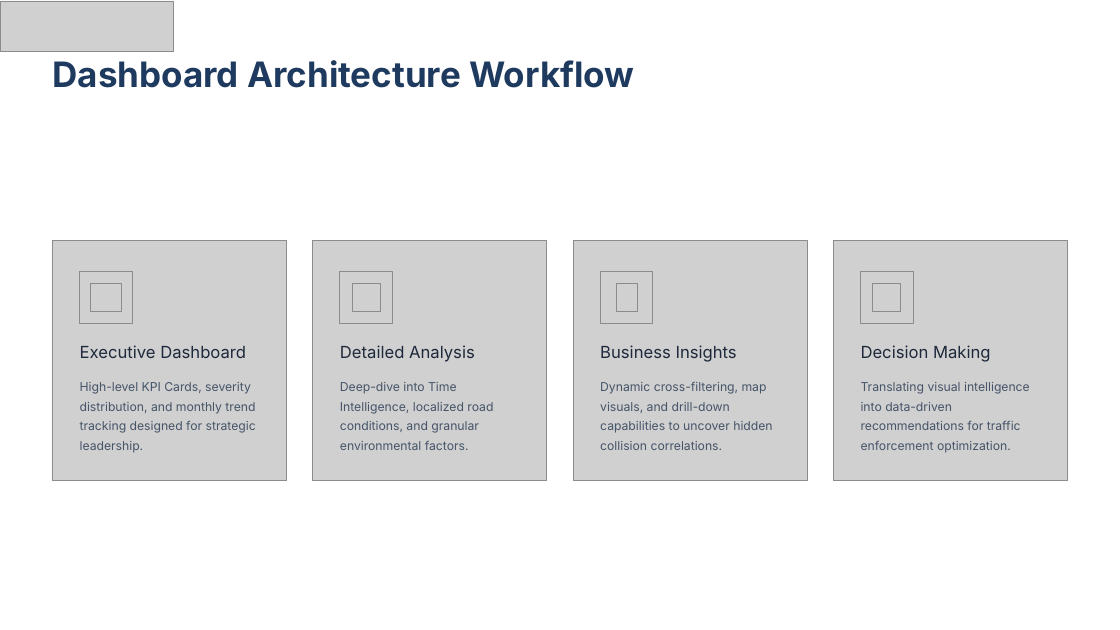
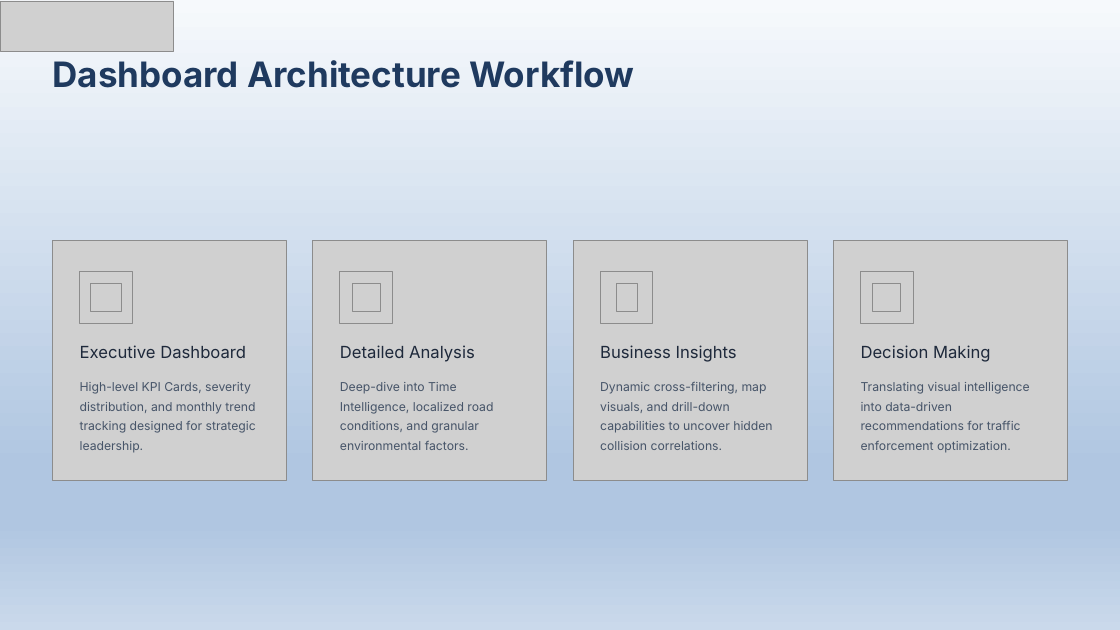
Before and after one commit to zahid0511/Road_Accident_Analysis, a slide deck: slide 4 of Road_Accident_Analysis.pptx. Drawn at 1120x630 pixels with LibreOffice and Linux fonts; fonts in the diff are those of the drawing; grey boxes stand for pictures. Boxes give left, top, right and bottom in pixels: in the first picture for what was removed or moved away, otherwise in the second. Text is boxed around its words. In the diff, an @@ line names an element or a change of style, - is before the commit and + after.

```diff
--- a/Road_Accident_Analysis.pptx
+++ b/Road_Accident_Analysis.pptx
@@ background #FFFFFF to gradient #F6F9FC to #B0C6E1 to #CAD9EB @@
```
Also in this commit, not shown: 10 other slides changed.
